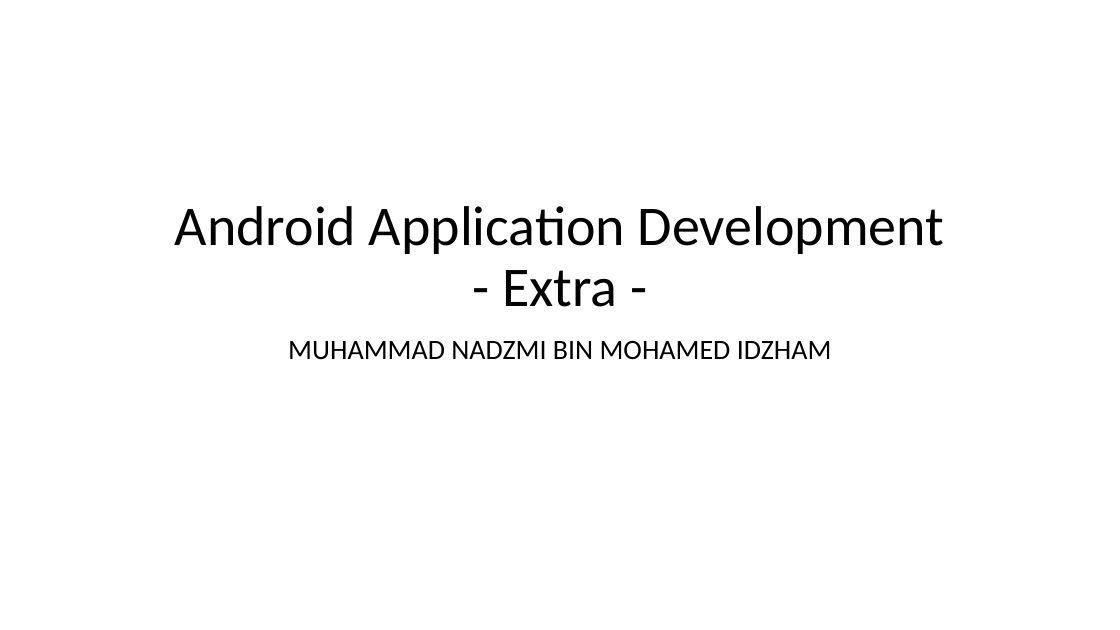
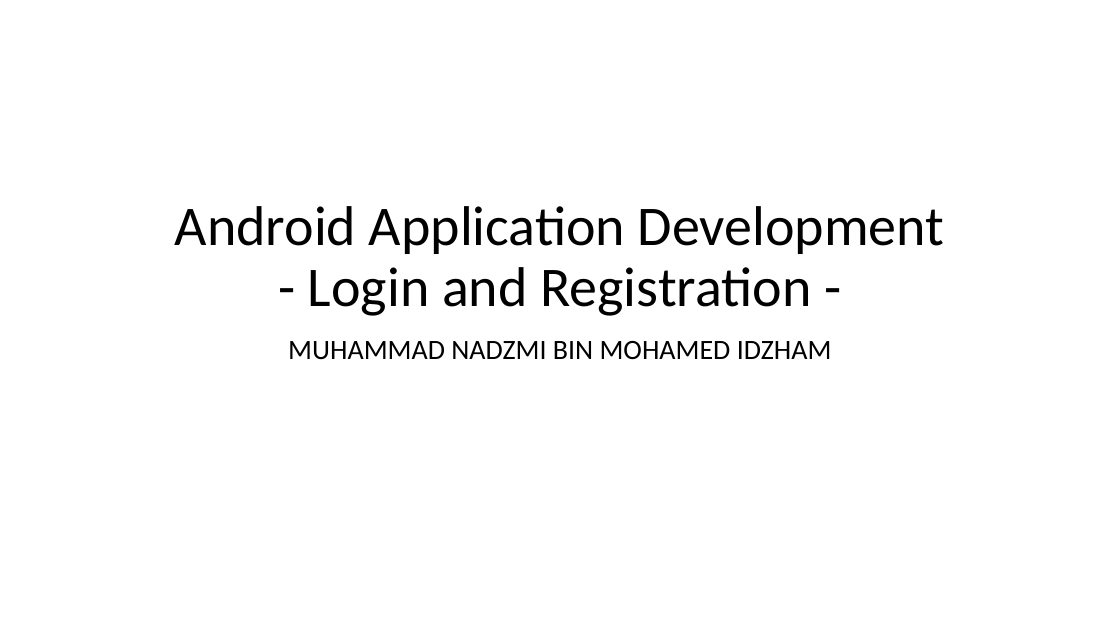
Before and after one commit to Nadzmi-Freelance/Android-Training, a slide deck: slide 1 of presentation/extra.pptx. Drawn at 1120x630 pixels with LibreOffice and Linux fonts; fonts in the diff are those of the drawing. Boxes give left, top, right and bottom in pixels: in the first picture for what was removed or moved away, otherwise in the second. Text is boxed around its words. In the diff, an @@ line names an element or a change of style, - is before the commit and + after.

```diff
--- a/presentation/extra.pptx
+++ b/presentation/extra.pptx
@@ title at <box>175,206,944,316</box>: text changed @@
-Android Application Development
-- Extra -
+Android Application Development
+- Login and Registration -
```
Also in this commit, not shown: 2 other slides changed, 5 slides added, 8 other files.
